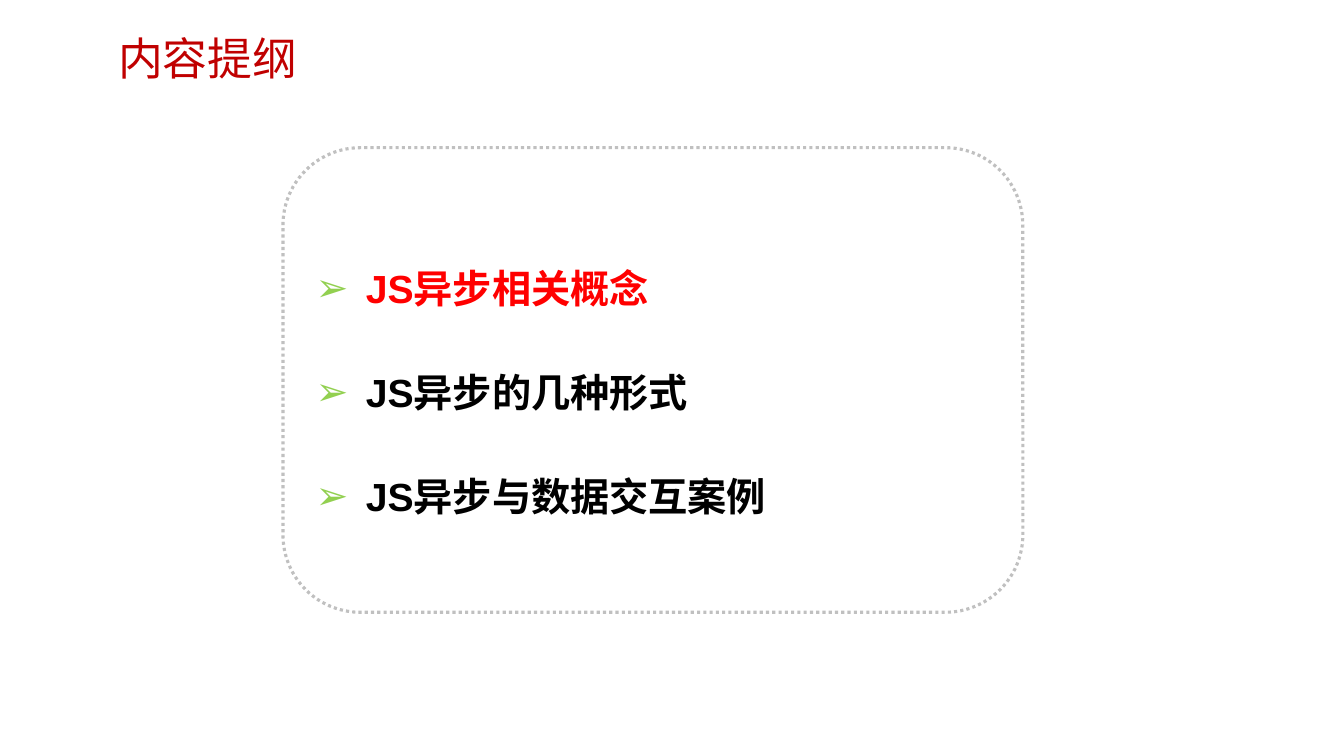
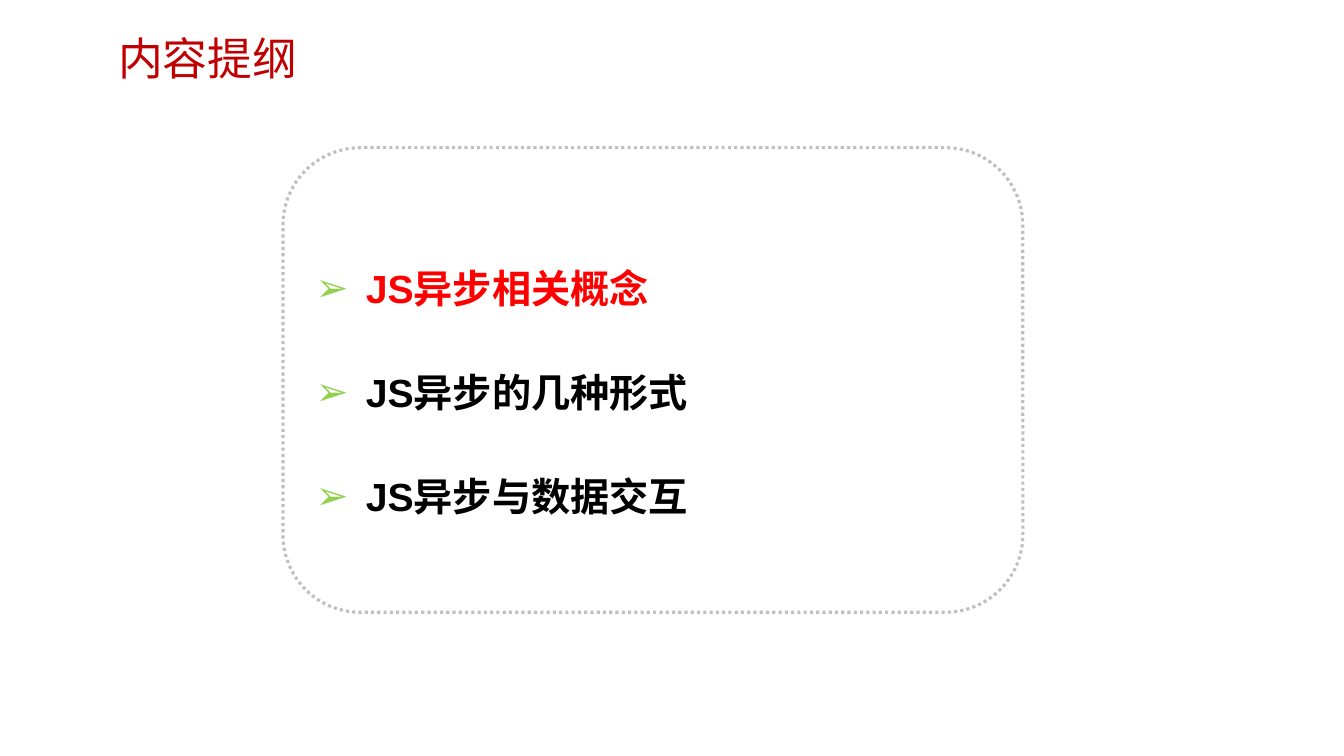
Before and after one commit to edu2act/course-javascript-advanced, a slide deck: slide 2 of 课程PPT/12.JavaScript异步与网络数据交互.pptx. Drawn at 1344x756 pixels with LibreOffice and Linux fonts; fonts in the diff are those of the drawing; background and template pictures are left out. Boxes give left, top, right and bottom in pixels: in the first picture for what was removed or moved away, otherwise in the second. Text is boxed around its words. In the diff, an @@ line names an element or a change of style, - is before the commit and + after.

```diff
--- a/课程PPT/12.JavaScript异步与网络数据交互.pptx
+++ b/课程PPT/12.JavaScript异步与网络数据交互.pptx
@@ text in rounded rectangle at (366,480,688,515): text changed @@
-➢ JS异步与数据交互案例
+➢ JS异步与数据交互
```
Also in this commit, not shown: 3 other slides changed, 5 slides added, 4 slides removed, 33 other files.
